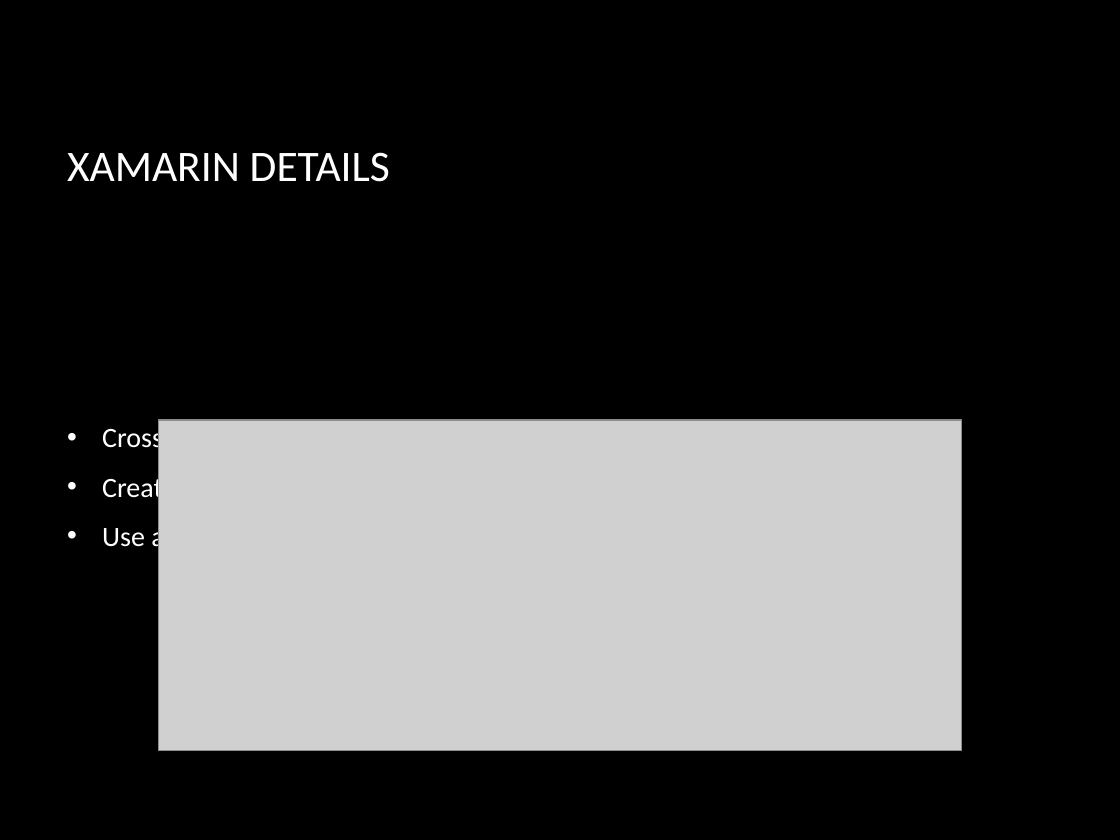
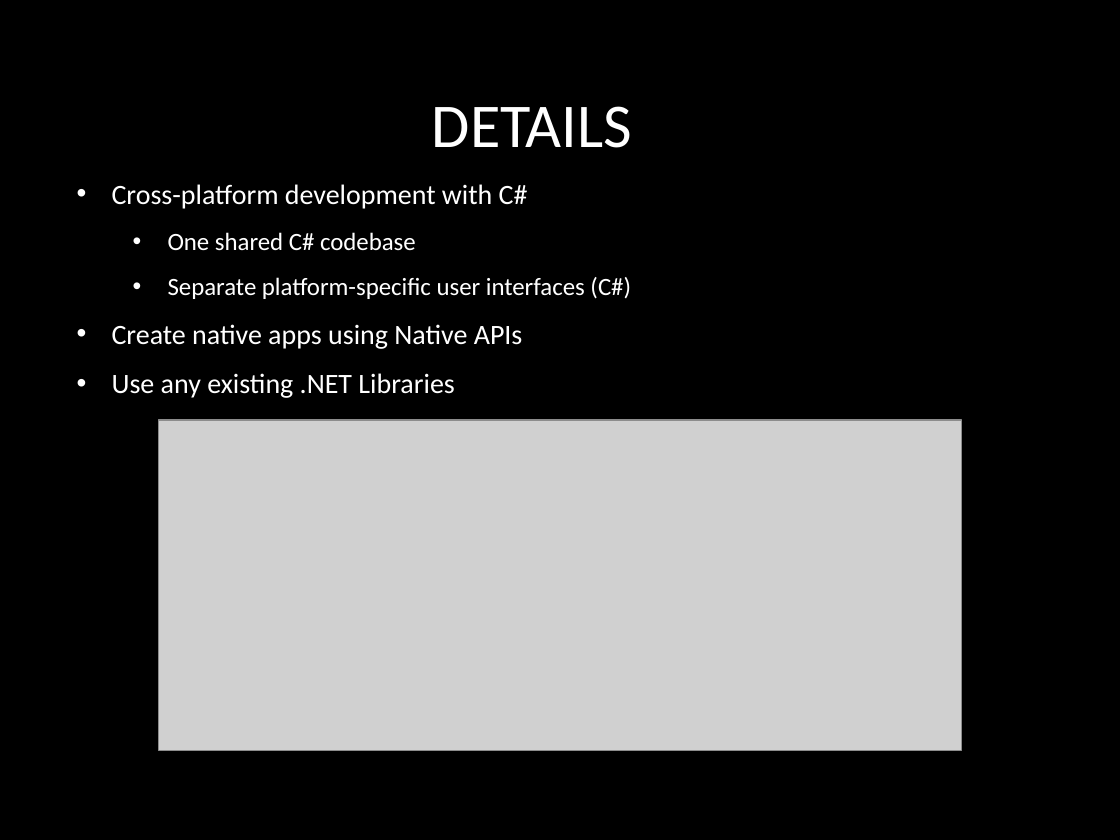
Before and after one commit to jerrelblankenship/Presentations, a slide deck: slide 6 of Xamarin/DaytonDevelopersGroup2013/Xamarin.pptx (slide 10 before the commit). Drawn at 1120x840 pixels with LibreOffice and Linux fonts; fonts in the diff are those of the drawing; grey boxes stand for pictures; background and template pictures are left out. Boxes give left, top, right and bottom in pixels: in the first picture for what was removed or moved away, otherwise in the second. Text is boxed around its words. In the diff, an @@ line names an element or a change of style, - is before the commit and + after.

```diff
--- a/Xamarin/DaytonDevelopersGroup2013/Xamarin.pptx
+++ b/Xamarin/DaytonDevelopersGroup2013/Xamarin.pptx
@@ title at (432,106,632,148): text changed; size 28 to 40 pt @@
-XAMARIN DETAILS
+DETAILS
@@ text "Cross-platform development with C#": place and size @@
-text "Cross-platform development with C#" at (102,424,269,553)
+text "Cross-platform development with C#" at (112,184,631,398)
@@ text at (168,232,631,299): paragraphs added @@
+  • One shared C# codebase
+  • Separate platform-specific user interfaces (C#)
```
Also in this commit, not shown: 6 other slides changed, 1 slide added, 6 slides removed.
